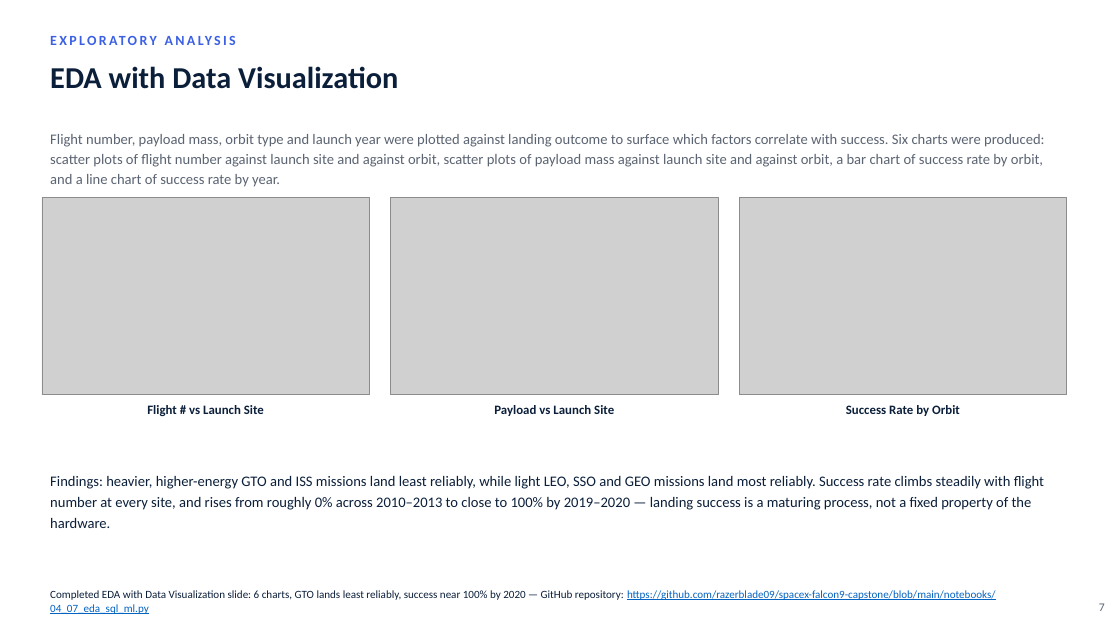
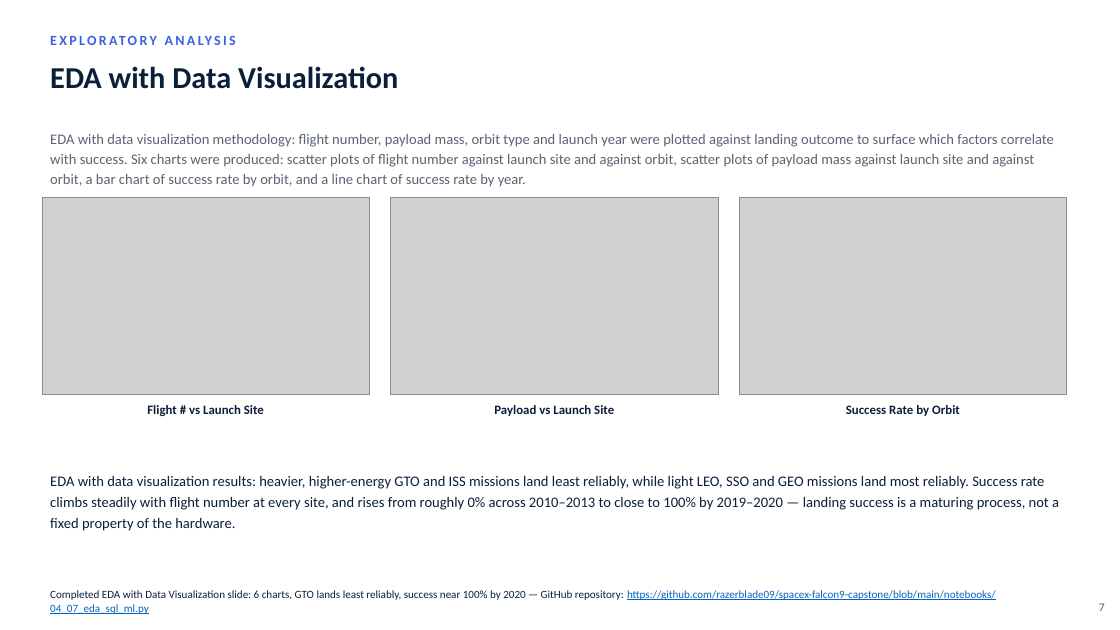
Before and after one commit to razerblade09/spacex-falcon9-capstone, a slide deck: slide 7 of Data_Science_Capstone_Presentation_12.pptx. Drawn at 1120x630 pixels with LibreOffice and Linux fonts; fonts in the diff are those of the drawing; grey boxes stand for pictures. Boxes give left, top, right and bottom in pixels: in the first picture for what was removed or moved away, otherwise in the second. Text is boxed around its words. In the diff, an @@ line names an element or a change of style, - is before the commit and + after.

```diff
--- a/Data_Science_Capstone_Presentation_12.pptx
+++ b/Data_Science_Capstone_Presentation_12.pptx
@@ text at <box>50,134,1054,187</box>: text changed @@
-Flight number, payload mass, orbit type and launch year were plotted against landing outcome to surface which factors correlate with success. Six charts were produced: scatter plots of flight number against launch site and against orbit, scatter plots of payload mass against launch site and against orbit, a bar chart of success rate by orbit, and a line chart of success rate by year.
+EDA with data visualization methodology: flight number, payload mass, orbit type and launch year were plotted against landing outcome to surface which factors correlate with success. Six charts were produced: scatter plots of flight number against launch site and against orbit, scatter plots of payload mass against launch site and against orbit, a bar chart of success rate by orbit, and a line chart of success rate by year.
@@ text at <box>50,476,1059,531</box>: text changed @@
-Findings: heavier, higher-energy GTO and ISS missions land least reliably, while light LEO, SSO and GEO missions land most reliably. Success rate climbs steadily with flight number at every site, and rises from roughly 0% across 2010–2013 to close to 100% by 2019–2020 — landing success is a maturing process, not a fixed property of the hardware.
+EDA with data visualization results: heavier, higher-energy GTO and ISS missions land least reliably, while light LEO, SSO and GEO missions land most reliably. Success rate climbs steadily with flight number at every site, and rises from roughly 0% across 2010–2013 to close to 100% by 2019–2020 — landing success is a maturing process, not a fixed property of the hardware.
```
Also in this commit, not shown: 4 other slides changed, 2 other files.
